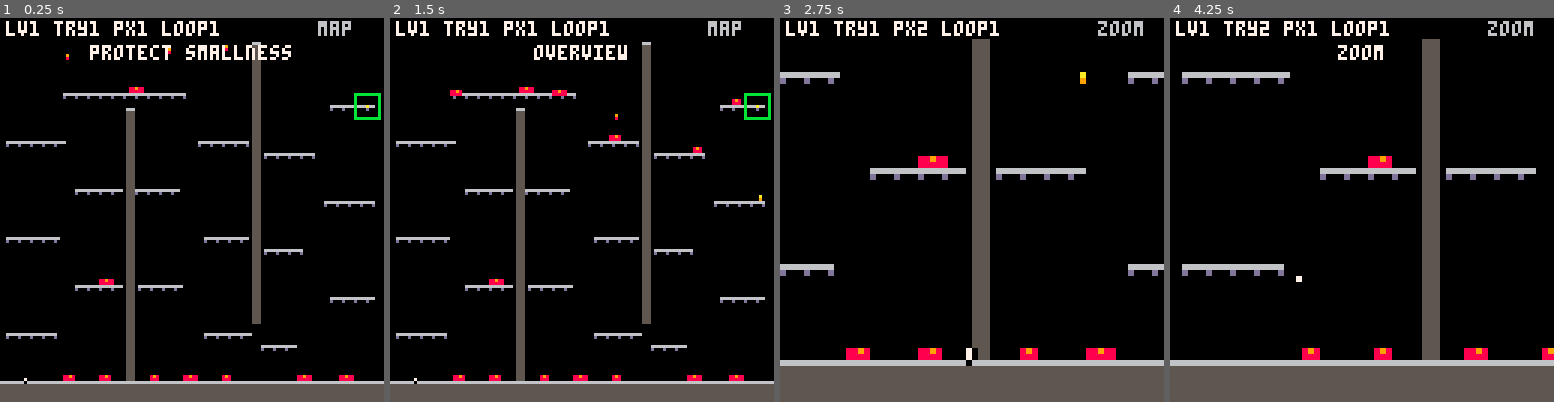
Above: before the commit, frames 1-4 (left to right).
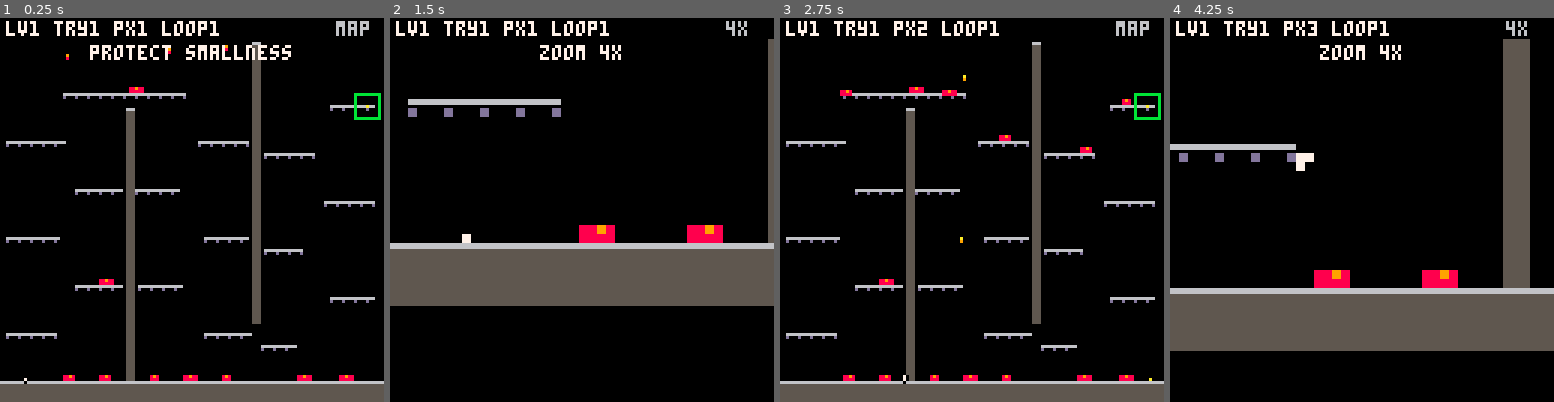
Above: after the commit, the same moments.

Repository: inertia186/cartport
Game: PICO-8 cartridge pico8/pixels-progress/pixels-progress.p8
The game is run twice, just before and just after one commit, with the same random seed, the same clock (stepped at 60 frames per second) and the same inputs.
Inputs:
- Up to frame 1 (0.25 s): no input
- Up to frame 2 (1.5 s): tap X (X key) at 0.33, 1.07 s; tap O (Z key) at 0.7 s
- Up to frame 3 (2.75 s): hold Right 1.6-2.1 s; tap O (Z key) at 1.7, 2.1, 2.5 s; tap X (X key) at 1.85 s; hold Up 2.15-2.42 s; hold Right from 2.47 s (still down)
- Up to frame 4 (4.25 s): tap O (Z key) every 0.4 s from 2.9 to 4.1 s; tap X (X key) at 2.97, 4.08 s; release Right at 3.03 s; hold Left 3.08-3.58 s; hold Down 3.63-3.97 s; hold Right from 4.02 s (still down)

The runs differ from the first frame. In frame 1, 0.3% of the frame differs, in the area x 82-97%, y 0-5%; in frame 2, 30%; in frame 3, 19%; in frame 4, 39%, in the area x 0-100%, y 0-100%.

Commit message:
Add L-family room and refine Pixel's Progress movement and zoom

Diff:
--- a/pico8/pixels-progress/pixels-progress.p8
+++ b/pico8/pixels-progress/pixels-progress.p8
@@ -9,7 +9,6 @@
 -- arrows: move
 -- z/up: jump
 -- x: toggle zoom/overview
--- down: retry room
 -- z+x: ask restart, z+x again confirms
 
 player={}
@@ -26,8 +25,11 @@
 msg_t=0
 msg=""
 jump_down=false
+last_dir=0
+reverse_t=0
+shed_cd=0
 restart_confirm=0
-zoomed=false
+zoom_level=0
 zcx=0
 zcy=0
 
@@ -84,7 +86,8 @@
  clear_t=0
  if id==1 then load_n()
  elseif id==2 then load_z()
- else load_m()
+ elseif id==3 then load_m()
+ else load_l()
  end
  if saved_cells then player.cells=saved_cells end
  seed_lava()
@@ -150,9 +153,30 @@
  make_player(room.start[1],room.start[2])
 end
 
+function load_l()
+ room={
+  name="l-4 drop and long escape",
+  start={8,13}, goal={118,109,8,8},
+  solids={
+   {0,121,128,7},
+   {31,18,4,90},
+   {35,105,58,4},
+   {94,77,4,44},
+   {108,113,20,8}
+  },
+  platforms={
+   {2,33,17},{17,49,13},{2,65,17},{17,81,13},{2,97,18},
+   {40,93,13},{58,89,13},{76,93,13},
+   {100,77,18},{106,93,18}
+  },
+  lava={{4,118},{20,118},{42,103},{70,103},{92,118},{100,76}},
+  drips={{8,0},{24,12},{45,4},{72,10},{100,0},{116,16}}
+ }
+ make_player(room.start[1],room.start[2])
+end
+
 function _update60()
  if btnp(4) or btnp(2) then player.buf=buffer_max end
- if btnp(3) then retry_room() end
  if btnp(5) then
   if btn(4) then ask_restart()
   else toggle_zoom() end
@@ -160,6 +184,8 @@
  if restart_confirm>0 then restart_confirm-=1 end
  if msg_t>0 then msg_t-=1 end
  if shake>0 then shake-=1 end
+ if reverse_t>0 then reverse_t-=1 end
+ if shed_cd>0 then shed_cd-=1 end
  update_fx()
  if clear_t>0 then
   clear_t-=1
@@ -175,15 +201,17 @@
 end
 
 function toggle_zoom()
- zoomed=not zoomed
- if zoomed then msg="zoom" else msg="overview" end
+ zoom_level=(zoom_level+1)%3
+ if zoom_level==0 then msg="map"
+ elseif zoom_level==1 then msg="zoom 2x"
+ else msg="zoom 4x" end
  msg_t=35
 end
 
 function ask_restart()
  if restart_confirm>0 then
   restart_confirm=0
-zoomed=false
+zoom_level=0
 zcx=0
 zcy=0
   restart_game()
@@ -196,7 +224,7 @@
 end
 
 function next_room()
- if room_id<3 then
+ if room_id<4 then
   room_id+=1
  else
   room_id=1
@@ -219,6 +247,7 @@
  local ax=0
  if btn(0) then ax-=1 end
  if btn(1) then ax+=1 end
+ check_reversal_shed(ax)
  local accel=player.grounded and run_accel or air_accel
  player.dx+=ax*accel
  if ax==0 then player.dx*=friction end
@@ -250,15 +279,30 @@
 end
 
 function shed_on_jump()
- if #player.cells>1 and rnd(1)<jump_shed_chance then
+ try_shed(jump_shed_chance)
+end
+
+function check_reversal_shed(ax)
+ if ax==0 then return end
+ if last_dir!=0 and ax!=last_dir and reverse_t>0 then
+  try_shed(.18)
+ end
+ last_dir=ax
+ reverse_t=12
+end
+
+function try_shed(chance)
+ if shed_cd>0 then return end
+ if #player.cells>1 and rnd(1)<chance then
   local c=player.cells[#player.cells]
   local sx=player.x+c.x
   local sy=player.y+c.y
   deli(player.cells,#player.cells)
   add_fx(sx,sy,12)
   sfx(11)
-  msg="shed"
+  msg="-1 pixel"
   msg_t=22
+  shed_cd=18
  end
 end
 
@@ -383,7 +427,7 @@
  normalize_body()
  rotate_body(flr(rnd(3))+1)
  if collides_player() then nudge_free() end
- msg="+pixel"
+ msg="+1 pixel"
  msg_t=28
 end
 
@@ -509,11 +553,13 @@
   oy=flr(rnd(3))-1
  end
  cls(0)
- if zoomed then
-  zcx=mid(0,player.x-32,64)
-  zcy=mid(0,player.y-32,64)
+ if zoom_level>0 then
+  local span=64
+  if zoom_level==2 then span=32 end
+  zcx=mid(0,player.x-span/2,128-span)
+  zcy=mid(0,player.y-span/2,128-span)
   camera(ox,oy)
-  draw_world_zoom()
+  draw_world_zoom(zoom_level+1)
   camera()
  else
   camera(ox,oy)
@@ -527,10 +573,11 @@
 end
 
 
-function zx(x) return flr((x-zcx)*2) end
-function zy(y) return flr((y-zcy)*2) end
+zscale=2
+function zx(x) return flr((x-zcx)*zscale) end
+function zy(y) return flr((y-zcy)*zscale) end
 function zpset(x,y,c)
- rectfill(zx(x),zy(y),zx(x)+1,zy(y)+1,c)
+ rectfill(zx(x),zy(y),zx(x)+zscale-1,zy(y)+zscale-1,c)
 end
 function zrectfill(x1,y1,x2,y2,c)
  rectfill(zx(x1),zy(y1),zx(x2+1)-1,zy(y2+1)-1,c)
@@ -539,7 +586,8 @@
  rectfill(zx(x1),zy(y1),zx(x2+1)-1,zy(y1)+1,c)
 end
 
-function draw_world_zoom()
+function draw_world_zoom(scale)
+ zscale=scale
  zrectfill(0,121,127,127,5)
  for r in all(room.solids) do
   zrectfill(r[1],r[2],r[1]+r[3]-1,r[2]+r[4]-1,5)
@@ -576,14 +624,6 @@
  local col=7
  if player.hurt_cd>0 and player.hurt_cd%4<2 then col=8 end
  for c in all(player.cells) do
-  local x=flr(player.x+c.x)
-  local y=flr(player.y+c.y)
-  zpset(x-1,y,0)
-  zpset(x+1,y,0)
-  zpset(x,y-1,0)
-  zpset(x,y+1,0)
- end
- for c in all(player.cells) do
   zpset(flr(player.x+c.x),flr(player.y+c.y),col)
  end
 end
@@ -624,13 +664,15 @@
 function draw_player()
  local col=7
  if player.hurt_cd>0 and player.hurt_cd%4<2 then col=8 end
- for c in all(player.cells) do
-  local x=flr(player.x+c.x)
-  local y=flr(player.y+c.y)
-  pset(x-1,y,0)
-  pset(x+1,y,0)
-  pset(x,y-1,0)
-  pset(x,y+1,0)
+ if zoom_level==0 then
+  for c in all(player.cells) do
+   local x=flr(player.x+c.x)
+   local y=flr(player.y+c.y)
+   pset(x-1,y,0)
+   pset(x+1,y,0)
+   pset(x,y-1,0)
+   pset(x,y+1,0)
+  end
  end
  for c in all(player.cells) do
   pset(flr(player.x+c.x),flr(player.y+c.y),col)
@@ -640,7 +682,10 @@
 function draw_ui()
  rectfill(0,0,127,6,0)
  print("lv"..room_id.." try"..tries.." px"..#player.cells.." loop"..(loops+1),2,1,7)
- print(zoomed and "zoom" or "map",106,1,6)
+ local view="map"
+ if zoom_level==1 then view="2x"
+ elseif zoom_level==2 then view="4x" end
+ print(view,112,1,6)
  if msg_t>0 then
   local w=#msg*4
   print(msg,64-w/2,9,7)
Not shown, changed: game-specs/pixels-progress/README.md
Not shown, changed: game-specs/pixels-progress/layout-doctrine.md
Not shown, changed: public/carts/pixels-progress.p8.png
Not shown, changed: public/carts/pixels-progress/index.html
Not shown, changed: public/carts/pixels-progress/pixels-progress.js
